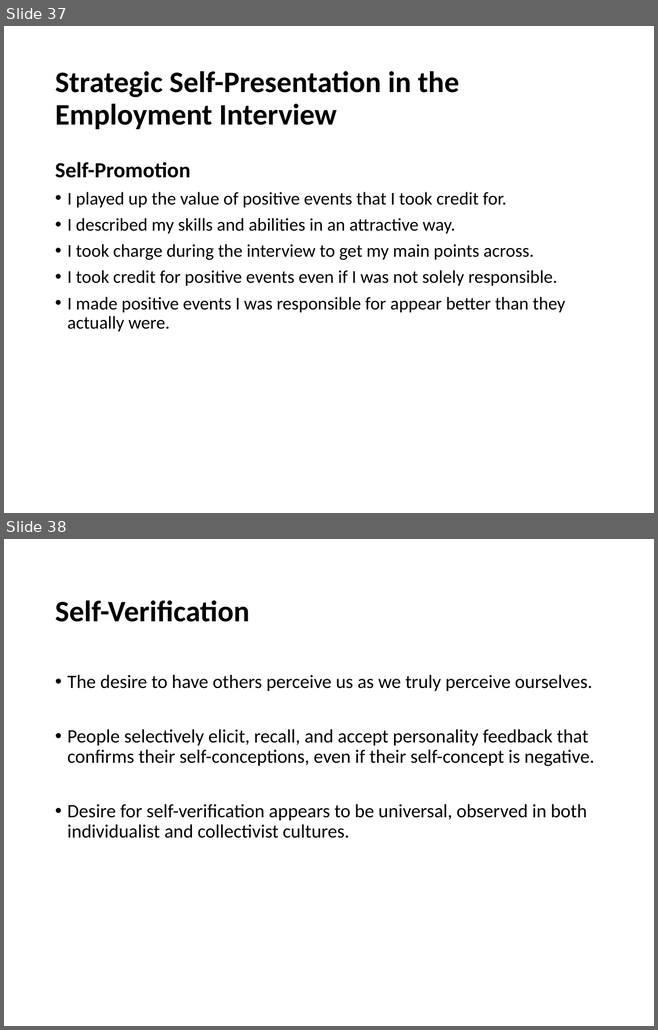
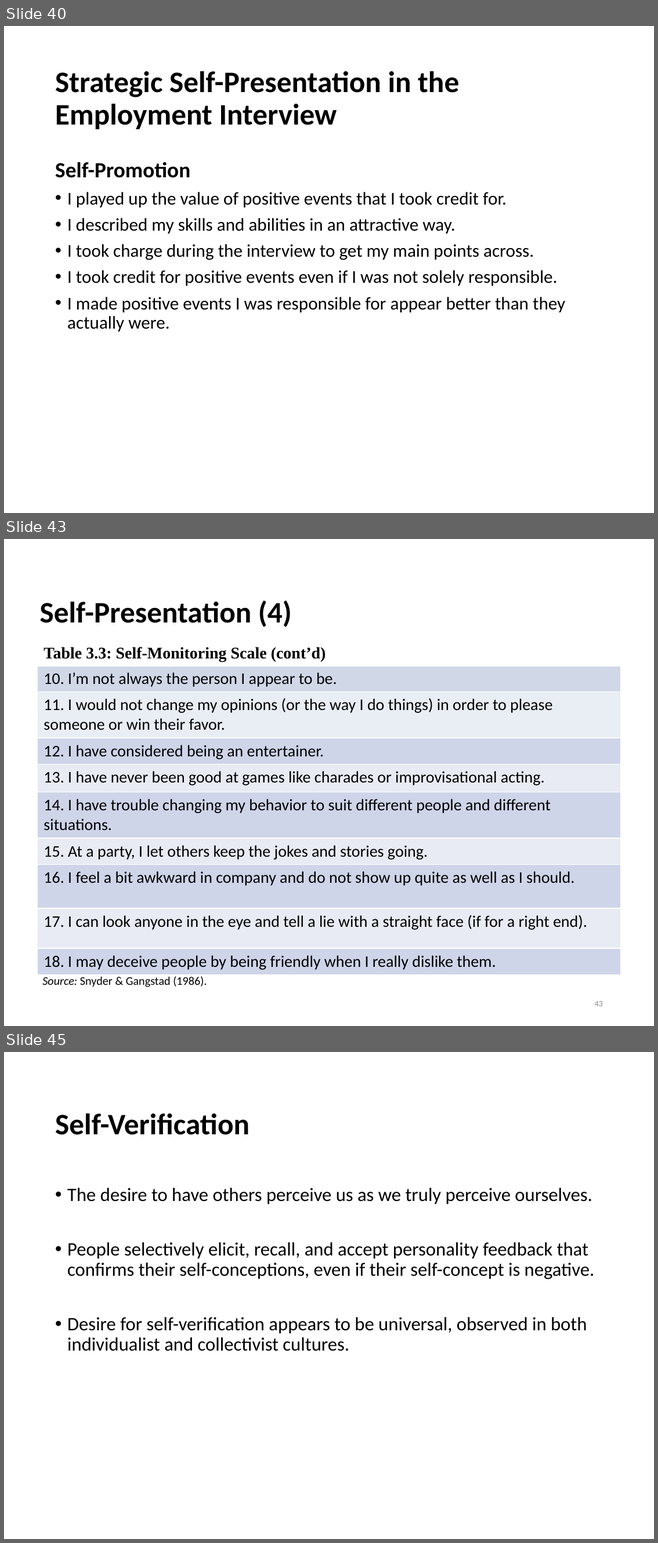
Before and after one commit to npm27/Teaching-Materials, a slide deck: Social Psych/Slides/4 The Social Self.pptx. Shown one above the other, each under a label of ours: slides 37 and 38 before the commit, slides 40, 43 and 45 after it; the slides between them are not shown. The pictures are 658x1030 and 658x1543 pixels, drawn with LibreOffice and Linux fonts; fonts in the diff are those of the drawing. Boxes give left, top, right and bottom in pixels: in the first picture for what was removed or moved away, otherwise in the second. Text is boxed around its words. In the diff, an @@ line names an element or a change of style, - is before the commit and + after.

```diff
--- a/Social Psych/Slides/4 The Social Self.pptx
+++ b/Social Psych/Slides/4 The Social Self.pptx
@@ slide 43 added at (x1=4, y1=539, x2=654, y2=1026), background #FFFFFF @@
@@ title added at (x1=40, y1=600, x2=292, y2=627), 33 pt, text #000000, bold @@
+Self-Presentation (4)
@@ table added at (x1=37, y1=641, x2=621, y2=973), 10 rows, 1 columns @@
+Table 3.3: Self-Monitoring Scale (cont’d)
+10. I’m not always the person I appear to be.
+11. I would not change my opinions (or the way I do things) in order to please someone or win their favor.
+12. I have considered being an entertainer.
+13. I have never been good at games like charades or improvisational acting.
+14. I have trouble changing my behavior to suit different people and different situations.
+15. At a party, I let others keep the jokes and stories going.
+16. I feel a bit awkward in company and do not show up quite as well as I should.
+17. I can look anyone in the eye and tell a lie with a straight face (if for a right end).
+18. I may deceive people by being friendly when I really dislike them.
@@ text added at (x1=42, y1=976, x2=206, y2=987), 12.9 pt, text #000000 @@
+Source: Snyder & Gangstad (1986).
@@ page number added at (x1=594, y1=1001, x2=603, y2=1006), 9 pt, text #8C8C8C @@
+43
@@ what was slide 37 is now slide 40 @@
@@ what was slide 38 is now slide 45 @@
```
Also in this commit, not shown: 6 slides changed, 7 other slides added, 2 slides removed, 1 other file.
